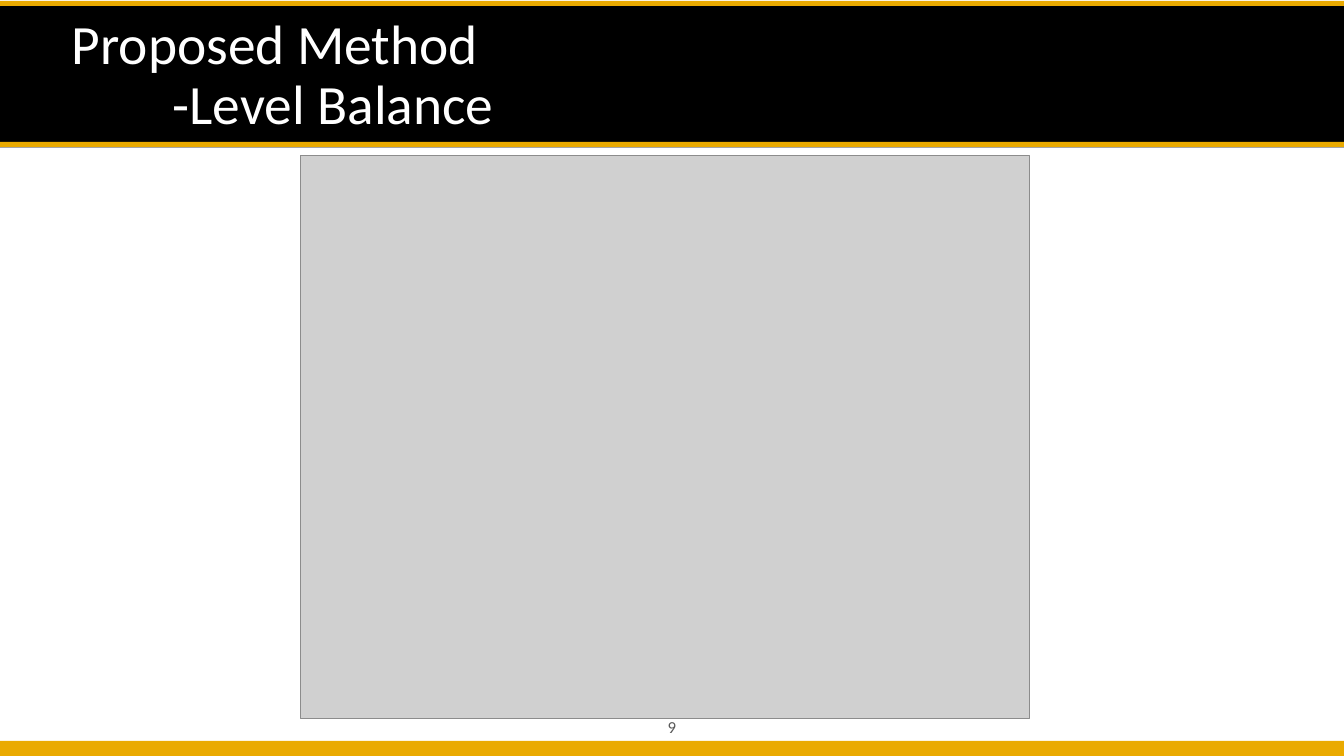
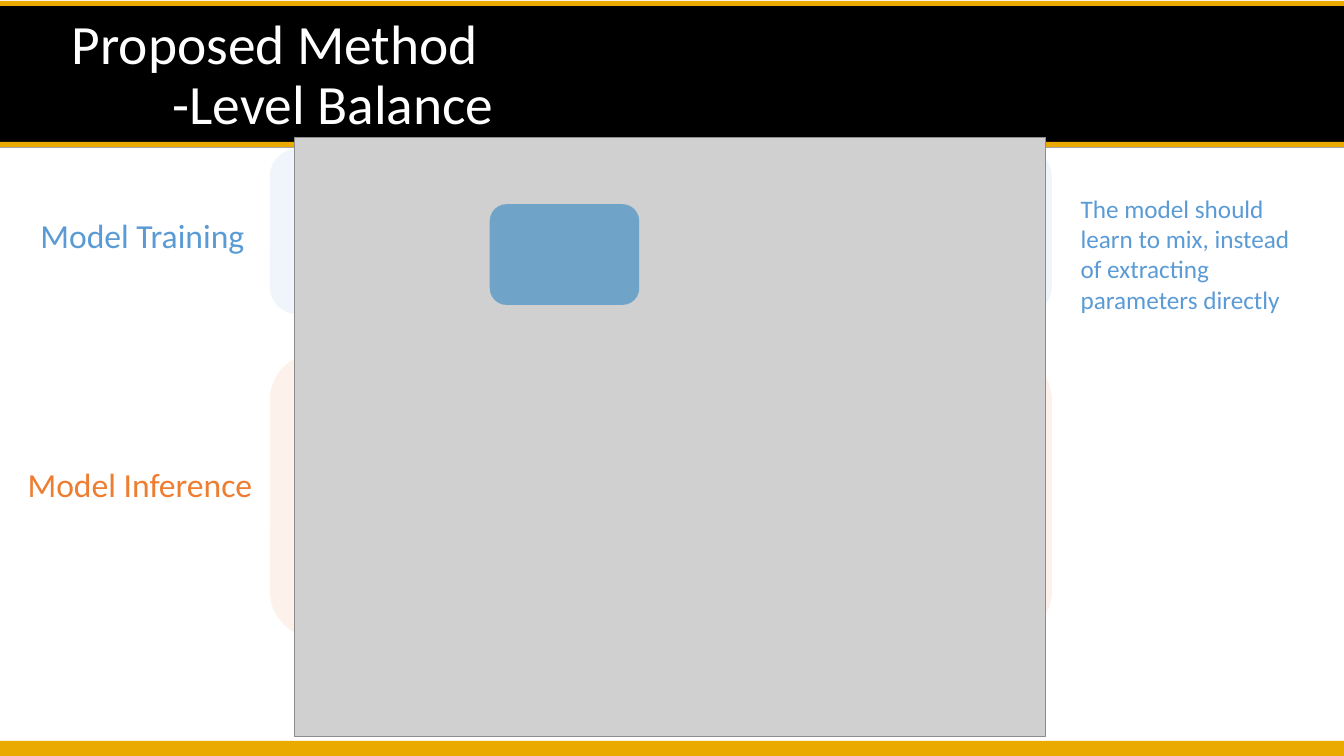
Before and after one commit to likelian/Lab_spring2022, a slide deck: slide 16 of doc/PPT/ Automatic Mixing Proposal.pptx (slide 9 before the commit). Drawn at 1344x756 pixels with LibreOffice and Linux fonts; fonts in the diff are those of the drawing; grey boxes stand for pictures; background and template pictures are left out. Boxes give left, top, right and bottom in pixels: in the first picture for what was removed or moved away, otherwise in the second. Text is boxed around its words. In the diff, an @@ line names an element or a change of style, - is before the commit and + after.

```diff
--- a/doc/PPT/ Automatic Mixing Proposal.pptx
+++ b/doc/PPT/ Automatic Mixing Proposal.pptx
@@ rounded rectangle added at [270, 149, 1053, 315], fill #9DC3E6 at 16% opacity @@
@@ picture: place and size @@
-picture at [300, 155, 1029, 718]
+picture at [294, 137, 1046, 736]
@@ rounded rectangle added at [490, 205, 639, 306], fill #0070C0 at 46% opacity @@
@@ text added at [1081, 200, 1290, 313], 18 pt, text #5B9BD5 @@
+The model should learn to mix, instead of extracting parameters directly
@@ text added at [40, 224, 244, 254], 24 pt, text #5B9BD5 @@
+Model Training
@@ rounded rectangle added at [270, 353, 1053, 638], fill #F4B183 at 16% opacity @@
@@ text added at [28, 473, 253, 498], 24 pt, text #ED7D31 @@
+Model Inference
@@ page number at [663, 736, 680, 738]: text changed @@
-9
+16
```
Also in this commit, not shown: 10 other slides changed, 11 slides added, 1 slide removed, 12 other files.
